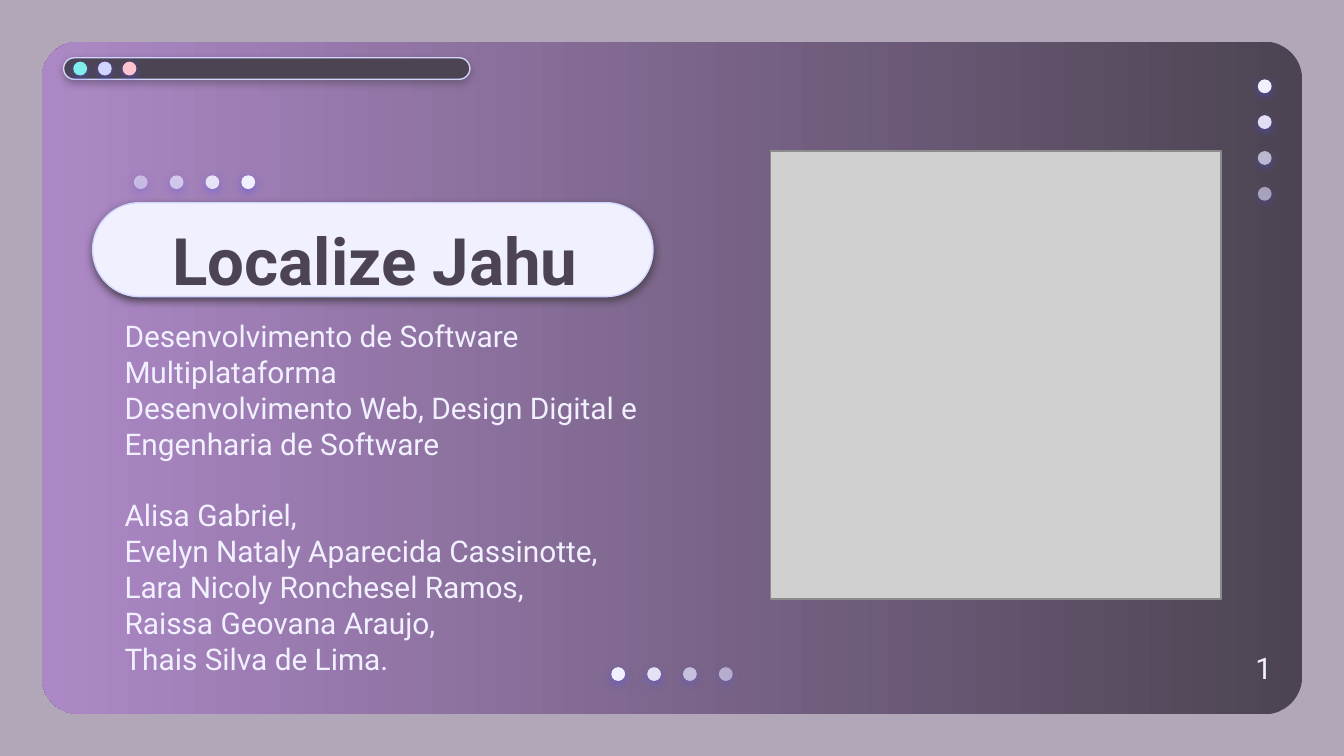
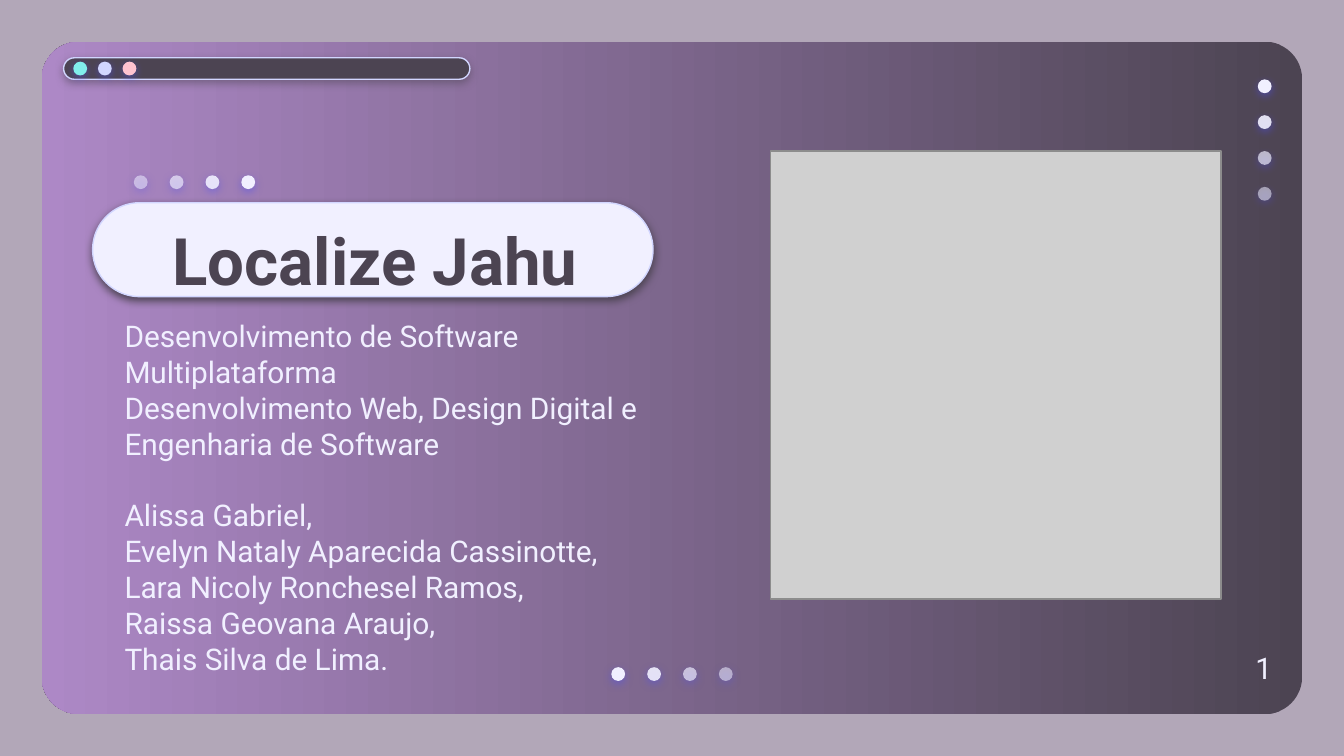
Before and after one commit to Localize-Jahu/Documentos, a slide deck: slide 1 of Apresentação/Localize Jahu - Apresentação.pptx. Drawn at 1344x756 pixels with LibreOffice and Linux fonts; fonts in the diff are those of the drawing; grey boxes stand for pictures. Boxes give left, top, right and bottom in pixels: in the first picture for what was removed or moved away, otherwise in the second. Text is boxed around its words. In the diff, an @@ line names an element or a change of style, - is before the commit and + after.

Commit message:
Apresentacao Final

```diff
--- a/Apresentação/Localize Jahu - Apresentação.pptx
+++ b/Apresentação/Localize Jahu - Apresentação.pptx
@@ subtitle at <box>125,503,312,530</box>: text changed @@
-Alisa Gabriel,
+Alissa Gabriel,
```
